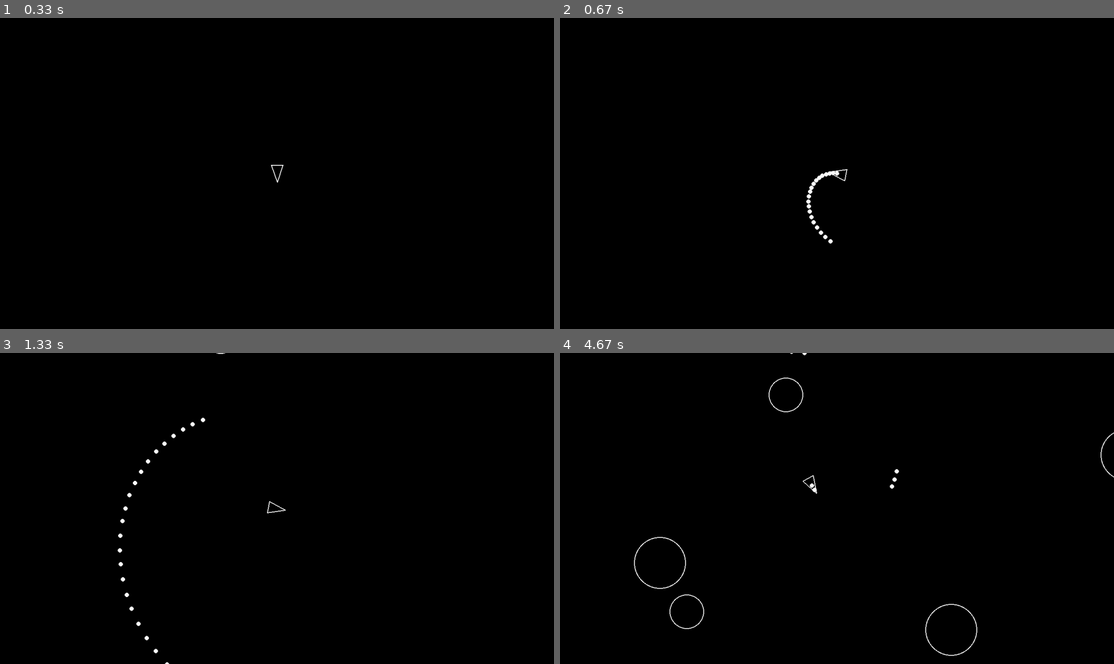
Above: before the commit, frames 1-4 (two rows, left to right).
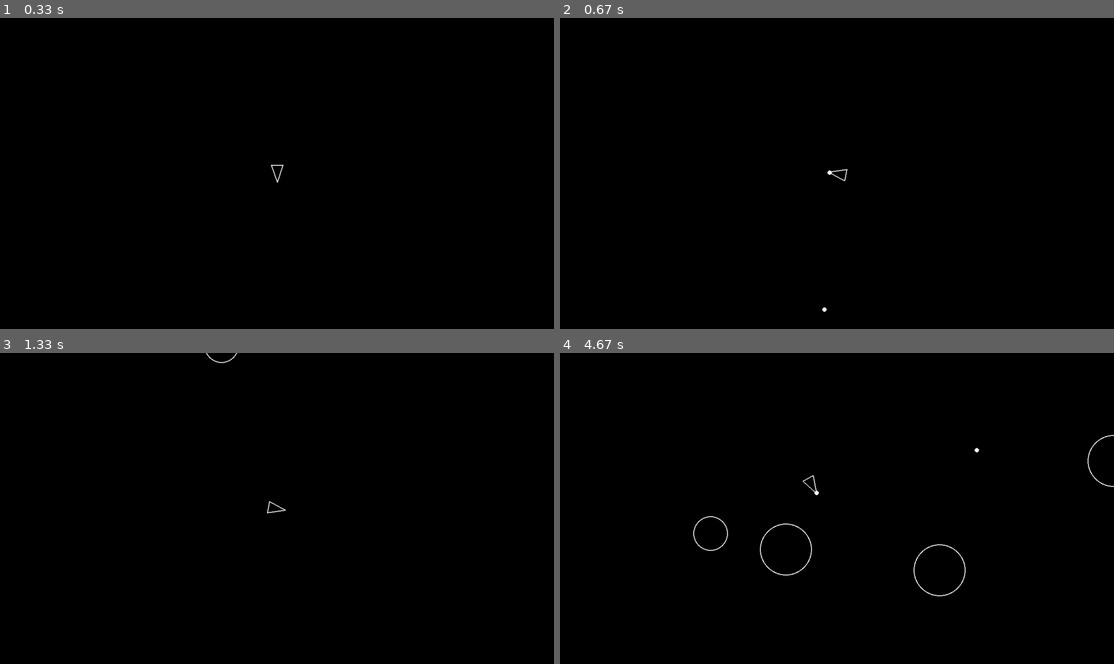
Above: after the commit, the same moments.

Repository: jacobduck99/pygame
Game: pygame game, started from main.py
Two runs of this game, one before a commit and one after it. Both use one fixed random seed, a clock stepped at 60 frames per second and the inputs below.
Inputs:
- Up to frame 1 (0.33 s): no input
- Up to frame 2 (0.67 s): hold Space from 0.33 s (still down); hold D from 0.33 s (still down)
- Up to frame 3 (1.33 s): release Space at 0.8 s; release D at 0.8 s; hold D 0.83-1.3 s
- Up to frame 4 (4.67 s): hold W 1.33-1.63 s; hold D 1.67-2.13 s; hold A 2.17-2.7 s; hold S 2.73-3.03 s; hold A 3.07-3.47 s; hold W 3.5-3.87 s; tap Space at 3.57, 3.97, 4.27, 4.63 s; hold D 3.9-4.53 s; hold S from 4.57 s (still down)

Frame 1 is identical in both runs. In frame 2, 0.2% of the frame differs, in the area x 44-51%, y 49-95%; in frame 3, 0.3%; in frame 4, 1.0%, in the area x 13-100%, y 0-98%.

Commit message:
added shooting mechaincs to destroy asteroids

Diff:
--- a/asteroid.py
+++ b/asteroid.py
@@ -11,3 +11,5 @@
 
     def update(self, dt):
         self.position += self.velocity * dt
+        self.rect.center = self.position
+        super().update(dt)
--- a/asteroidfield.py
+++ b/asteroidfield.py
@@ -35,6 +35,7 @@
     def spawn(self, radius, position, velocity):
         asteroid = Asteroid(position.x, position.y, radius)
         asteroid.velocity = velocity
+        return asteroid
 
     def update(self, dt):
         self.spawn_timer += dt
--- a/circleshape.py
+++ b/circleshape.py
@@ -3,7 +3,6 @@
 # Base class for game objects
 class CircleShape(pygame.sprite.Sprite):
     def __init__(self, x, y, radius):
-        # we will be using this later
         if hasattr(self, "containers"):
             super().__init__(self.containers)
         else:
@@ -12,13 +11,14 @@
         self.position = pygame.Vector2(x, y)
         self.velocity = pygame.Vector2(0, 0)
         self.radius = radius
+        self.rect = pygame.Rect(x - radius, y - radius, radius * 2, radius * 2)
+
+    def update(self, dt):
+        self.position += self.velocity * dt
+        self.rect.center = self.position  # Keep the rect aligned with position
 
     def draw(self, screen):
-        # sub-classes must override
-        pass
-
-    def update(self, dt):
-        # sub-classes must override
+        # Sub-classes must override
         pass
 
     def collisions(self, other_shape):
--- a/constants.py
+++ b/constants.py
@@ -21,3 +21,5 @@
 SHOT_RADIUS = 5
 
 PLAYER_SHOOT_SPEED = 500
+
+PLAYER_SHOOT_COOLDOWN = 0.3
--- a/main.py
+++ b/main.py
@@ -10,7 +10,6 @@
     drawable = pygame.sprite.Group()
     asteroids = pygame.sprite.Group()
     shots_group = pygame.sprite.Group()
-
 
     Player.containers = (updatable, drawable)
     Asteroid.containers = (asteroids, updatable, drawable)
@@ -33,32 +32,32 @@
             if event.type == pygame.QUIT:
                 return
 
-        # Update the screen
-
- # Update all objects in the updatable group
+        # Update all objects in the updatable group
         for obj in updatable:
             obj.update(dt)
 
+        # Collision check between bullets and asteroids
+        collisions = pygame.sprite.groupcollide(
+            asteroids, shots_group, True, True, pygame.sprite.collide_circle
+        )
+        if collisions:
+            print(f"Collisions detected: {len(collisions)}")
+
+        # Player collision check
         for asteroid in asteroids:
             if game_player.collisions(asteroid):
                 print("Game over!")
                 sys.exit()
 
-# Draw all objects in the drawable group
+        # Draw all objects in the drawable group
         screen.fill((0, 0, 0))
         for obj in drawable:
             obj.draw(screen)
         pygame.display.flip()
 
-
-
-
-
-
         # Limit FPS and update delta time
         dt = clock.tick(60) / 1000
 
 
-
 if __name__ == "__main__":
     main()
--- a/player.py
+++ b/player.py
@@ -8,6 +8,8 @@
         super().__init__(x, y, PLAYER_RADIUS)
         self.rotation = 0
         self.shots_group = shots_group
+        self.shoot_timer = 0
+
 
         # in the player class
     def triangle(self):
@@ -37,14 +39,20 @@
             self.move(-dt)
         if keys[pygame.K_SPACE]:
             self.shoot()
+        if self.shoot_timer > 0:
+            self.shoot_timer -= dt
 
     def move(self, dt):
         forward = pygame.Vector2(0, 1).rotate(self.rotation)
         self.position += forward * PLAYER_SPEED * dt
 
+
+
     def shoot(self):
-        new_shot = Shot(self.position)
-        direction = pygame.Vector2(0, 1)
-        direction = direction.rotate(self.rotation)
-        new_shot.velocity = direction * PLAYER_SHOOT_SPEED
-        self.shots_group.add(new_shot)
+        if self.shoot_timer <= 0:
+            new_shot = Shot(self.position)
+            direction = pygame.Vector2(0, 1)
+            direction = direction.rotate(self.rotation)
+            new_shot.velocity = direction * PLAYER_SHOOT_SPEED
+            self.shots_group.add(new_shot)
+            self.shoot_timer = PLAYER_SHOOT_COOLDOWN
--- a/shot.py
+++ b/shot.py
@@ -9,6 +9,7 @@
 
     def update(self, dt):
         self.position += self.velocity * dt
+        super().update(dt)
 
     def draw(self, screen):
         pygame.draw.circle(screen, "white", self.position, self.radius)
